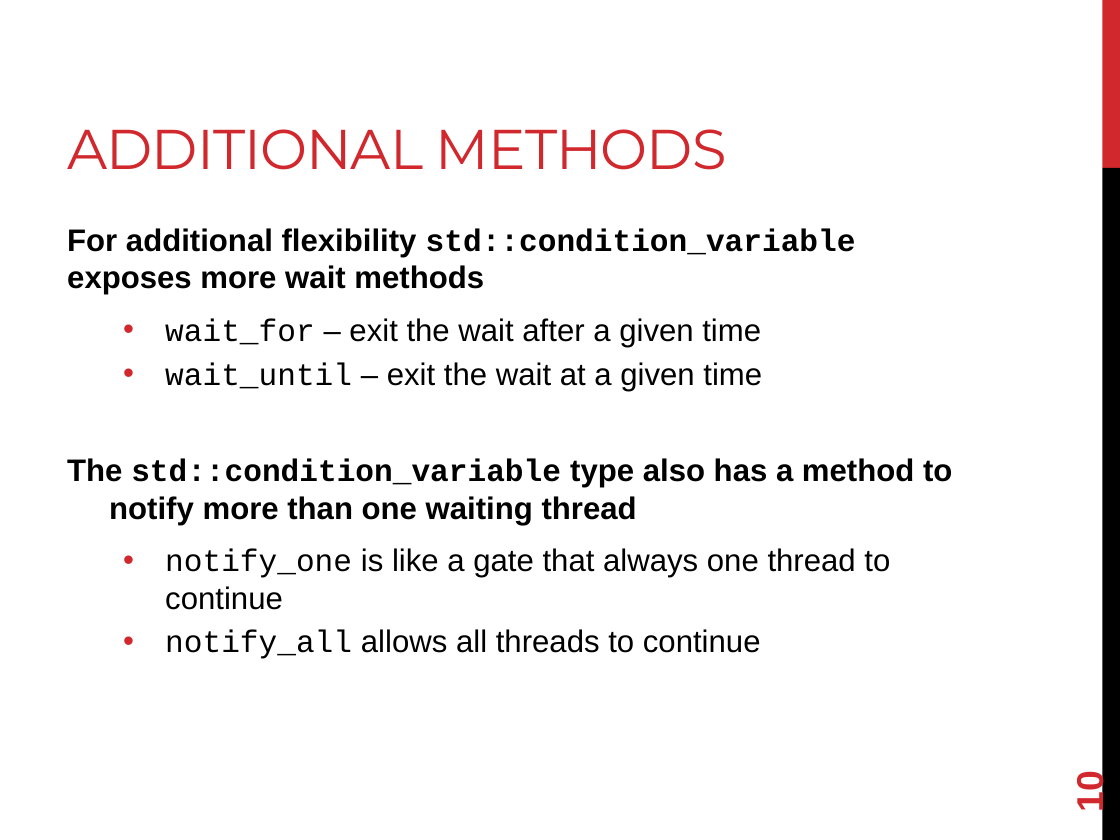
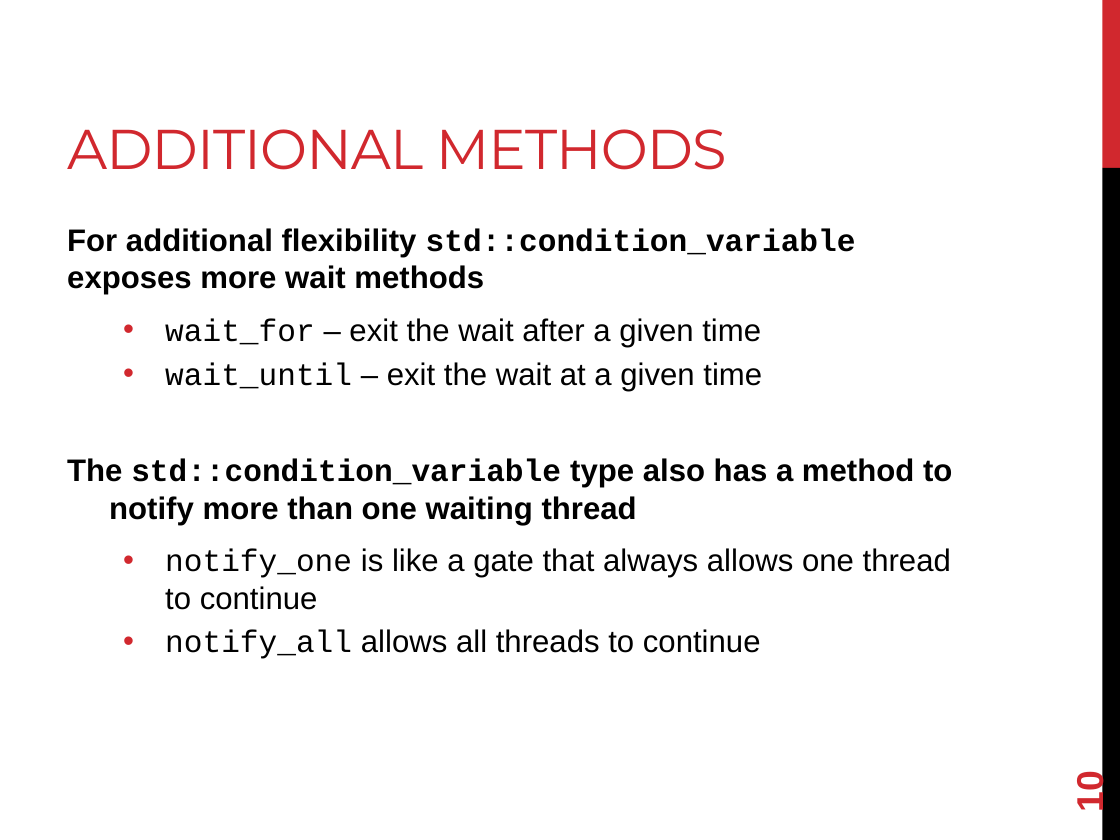
Before and after one commit to joshpeterson/DevelopingConcurrentSoftware, a slide deck: slide 10 of Lectures/Asynchronous Operations/Asynchronous Operations.pptx. Drawn at 1120x840 pixels with LibreOffice and Linux fonts; fonts in the diff are those of the drawing. Boxes give left, top, right and bottom in pixels: in the first picture for what was removed or moved away, otherwise in the second. Text is boxed around its words. In the diff, an @@ line names an element or a change of style, - is before the commit and + after.

```diff
--- a/Lectures/Asynchronous Operations/Asynchronous Operations.pptx
+++ b/Lectures/Asynchronous Operations/Asynchronous Operations.pptx
@@ text at [165,548,951,610]: text changed @@
-  • notify_one is like a gate that always one thread to continue
+  • notify_one is like a gate that always allows one thread to continue
```
Also in this commit, not shown: 2 other slides changed, 1 other file.
